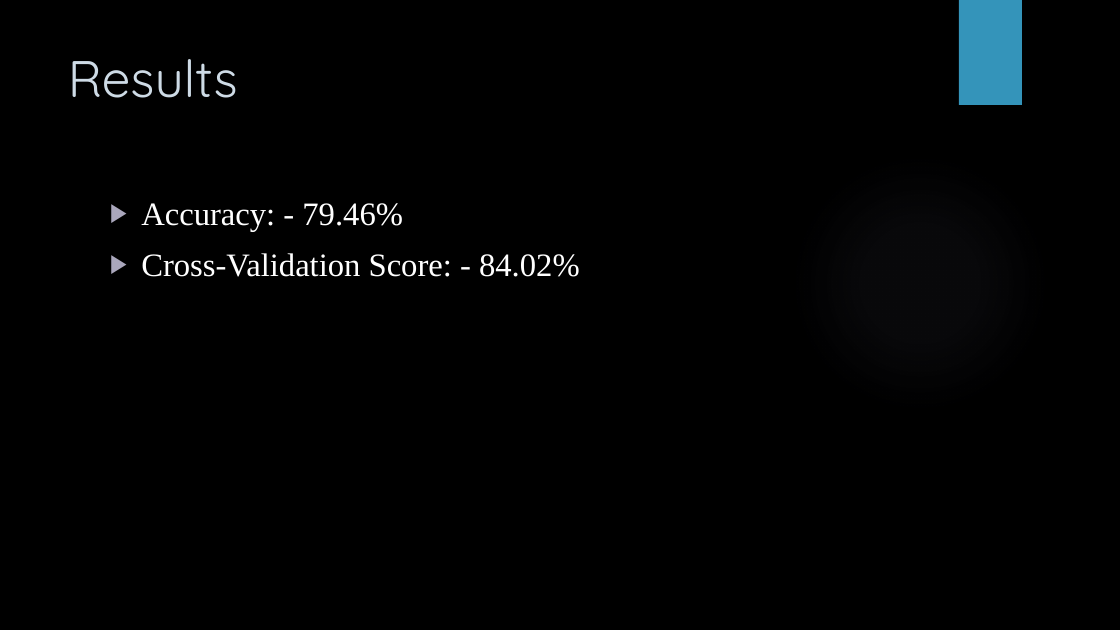
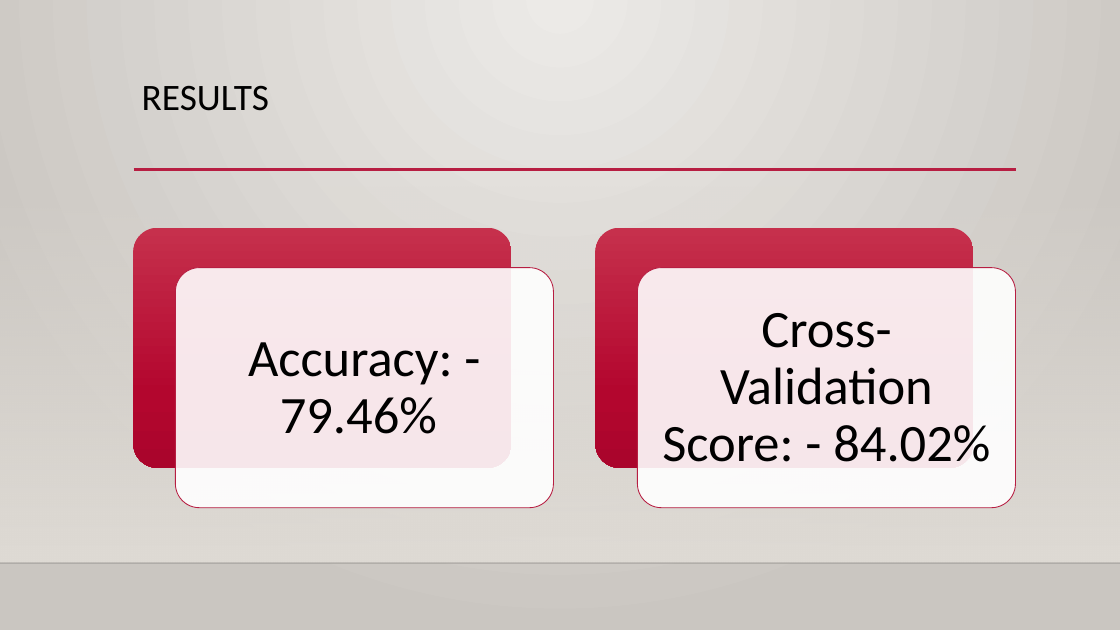
Before and after one commit to sakshamsood2110/pyJupyter, a slide deck: slide 8 of Project/Loan Default Prediction with Predictive Analysis.pptx. Drawn at 1120x630 pixels with LibreOffice and Linux fonts; fonts in the diff are those of the drawing; background and template pictures are left out. Boxes give left, top, right and bottom in pixels: in the first picture for what was removed or moved away, otherwise in the second. Text is boxed around its words. In the diff, an @@ line names an element or a change of style, - is before the commit and + after.

```diff
--- a/Project/Loan Default Prediction with Predictive Analysis.pptx
+++ b/Project/Loan Default Prediction with Predictive Analysis.pptx
@@ background picture (left out) to gradient #ECEAE7 to #CAC7C1 @@
@@ rectangle removed at (959,0,1022,105) @@
@@ title at (142,85,269,111): text changed; size 44 to 32 pt; font Quicksand to Calibri; text colour #CEDBE6 to #000000 @@
-Results
+RESULTS
@@ line added from (134, 170) to (1017, 170), #B71E42 2.5 pt @@
@@ ellipse removed at (791,154,1049,413) @@
@@ rectangle added at (0,186,1120,563), fill gradient #DFDBD5 @@
@@ text at (141,203,403,231): paragraph removed @@
-▶ Accuracy: - 79.46%
@@ group added at (134,228,1016,508): 4 rounded rectangles, 1 text @@
+Accuracy: - 79.46%
@@ text "Cross-Validation Score: - 84.02%": place and size @@
-text "Cross-Validation Score: - 84.02%" at (141,203,580,277)
+text "Cross-Validation Score: - 84.02%" at (662,313,990,462)
@@ text "Cross-Validation Score: - 84.02%" at (662,313,990,462): size 28 to 45 pt, font Times New Roman to Calibri, text colour #FFFFFF to #000000; alignment left to centre; bullet ▶ to none; line spacing 1 to 0.9; more space between paragraphs; vertical alignment top to middle @@
@@ line added from (0, 563) to (1120, 563), #000001 1 pt @@
```
Also in this commit, not shown: 8 other slides changed.
